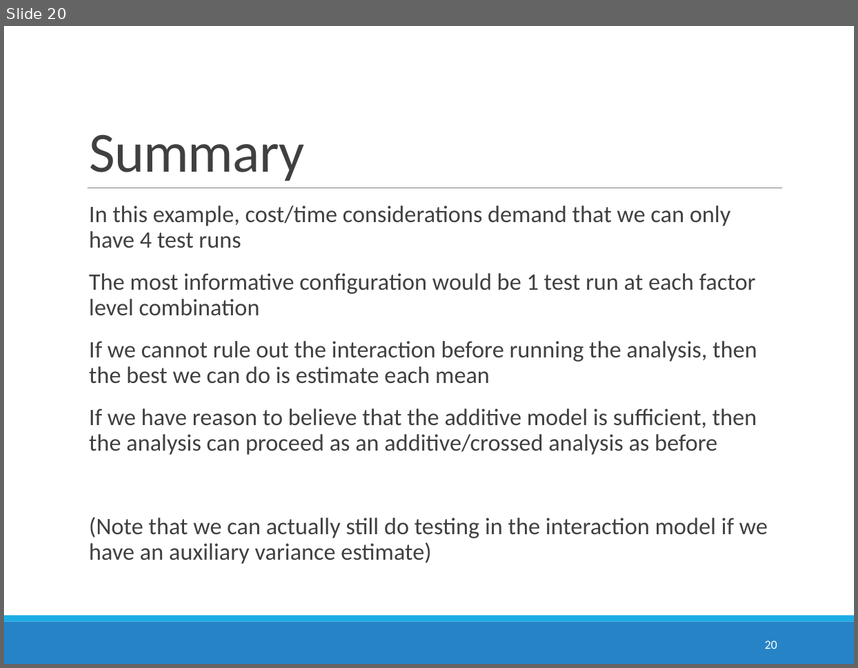
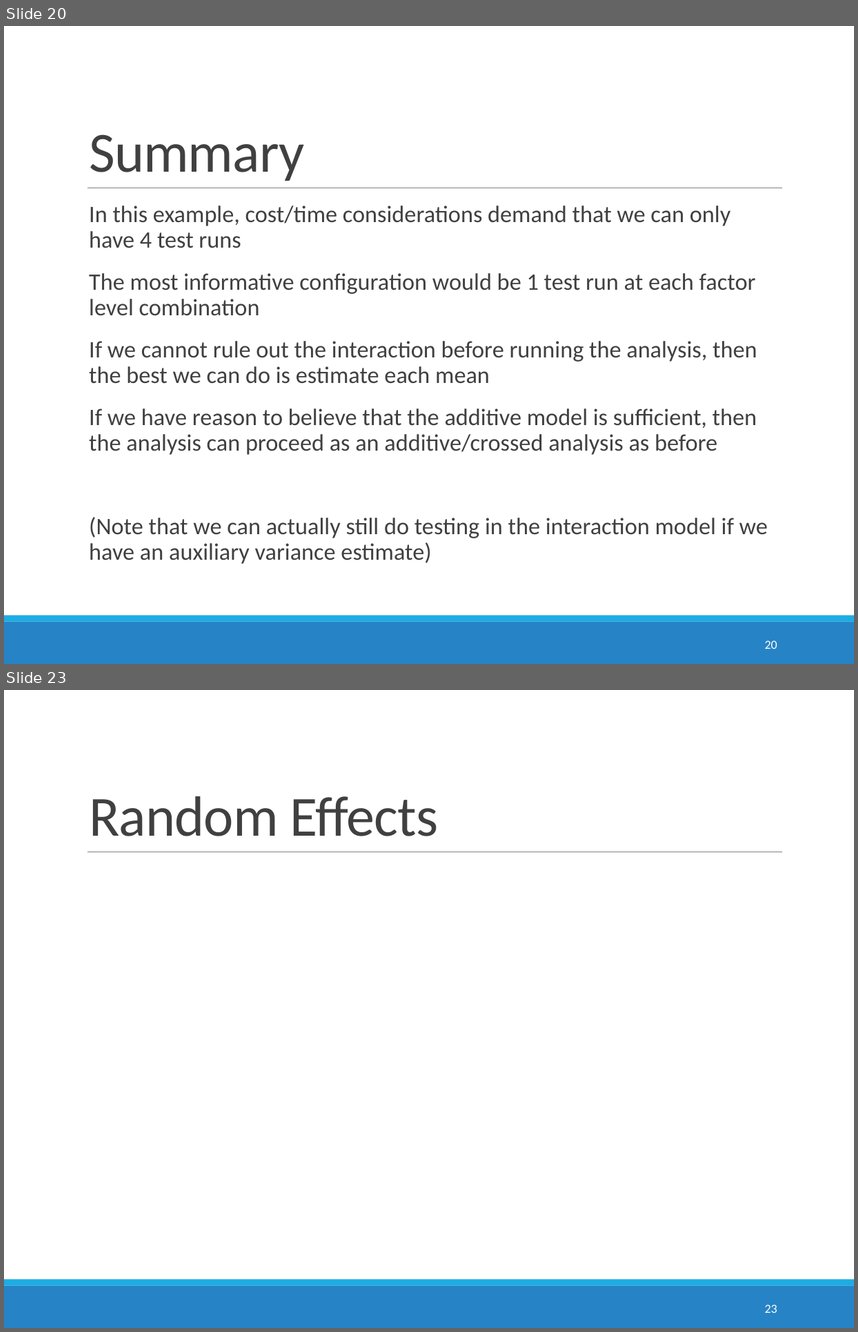
Before and after one commit to STAT6302/lectures, a slide deck: multiWayANOVA/14_multifactorStudiesWithoutReplication.pptx. Shown one above the other, each under a label of ours: slide 20 before the commit, slides 20 and 23 after it; the slides between them are not shown. The pictures are 858x668 and 858x1332 pixels, drawn with LibreOffice and Linux fonts; fonts in the diff are those of the drawing; grey boxes stand for pictures. Boxes give left, top, right and bottom in pixels: in the first picture for what was removed or moved away, otherwise in the second. Text is boxed around its words. In the diff, an @@ line names an element or a change of style, - is before the commit and + after.

```diff
--- a/multiWayANOVA/14_multifactorStudiesWithoutReplication.pptx
+++ b/multiWayANOVA/14_multifactorStudiesWithoutReplication.pptx
@@ slide 23 added at (4,690,854,1328), background #FFFFFF; not listed: 3 template elements that a slide beside it also shows @@
@@ title added at (89,796,439,836), 48 pt, text #404040 @@
+Random Effects
@@ page number added at (765,1304,777,1312), 10.5 pt, text #FFFFFF @@
+23
```
Also in this commit, not shown: 1 slide changed, 5 other slides added, 2 other files.
